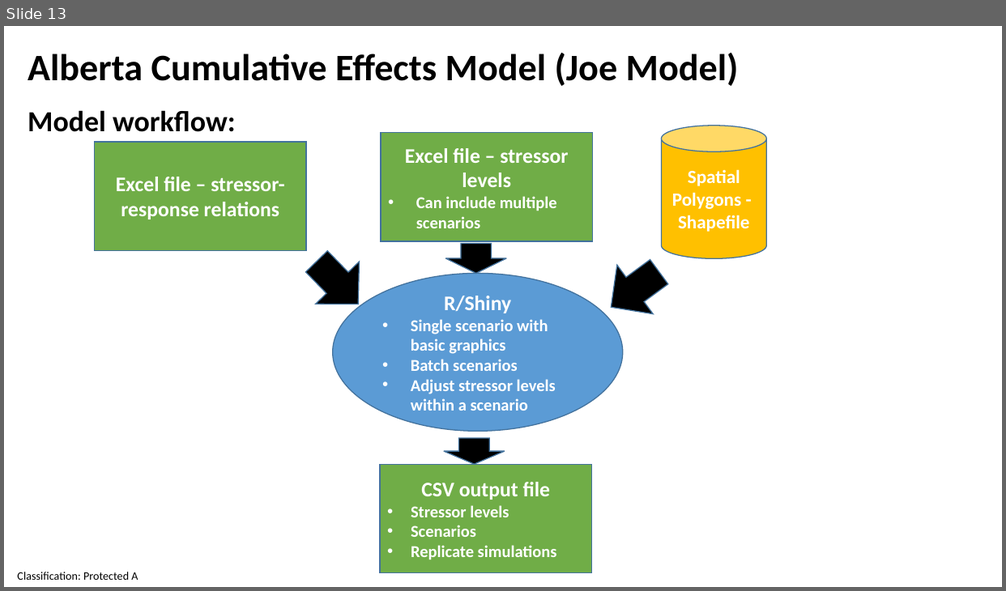
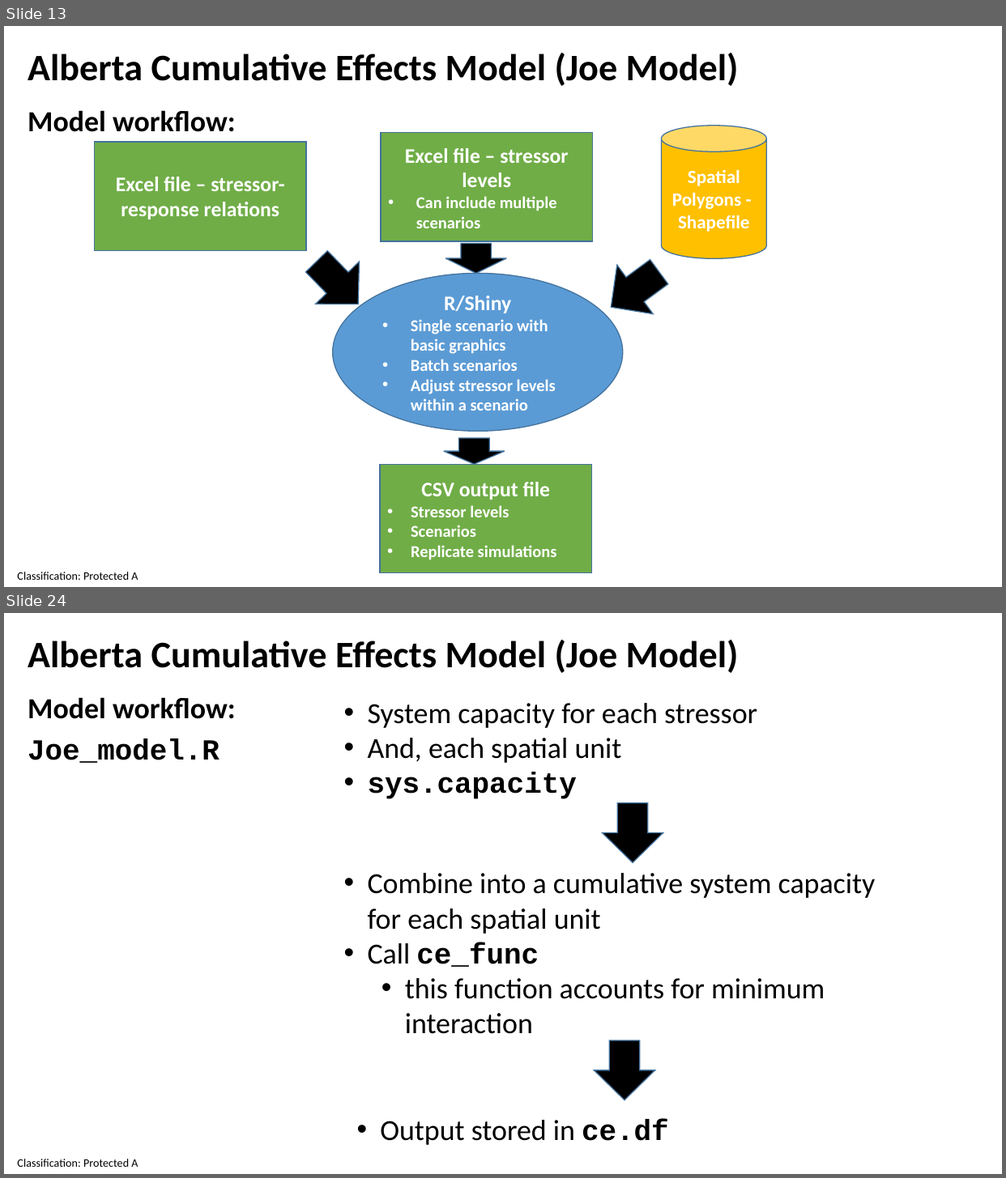
Before and after one commit to andrewpaul68/Shiny_Joe_Models, a slide deck: Joe_Shiny_28April2021.pptx. Shown one above the other, each under a label of ours: slide 13 before the commit, slides 13 and 24 after it; the slides between them are not shown. The pictures are 1006x591 and 1006x1178 pixels, drawn with LibreOffice and Linux fonts; fonts in the diff are those of the drawing. Boxes give left, top, right and bottom in pixels: in the first picture for what was removed or moved away, otherwise in the second. Text is boxed around its words. In the diff, an @@ line names an element or a change of style, - is before the commit and + after.

Commit message:
-pptx updated with more details on the coding work flow. -beta_param function updated with input from Kyle Wilson's analytical solution and checks for inappropriate mean and sd values

```diff
--- a/Joe_Shiny_28April2021.pptx
+++ b/Joe_Shiny_28April2021.pptx
@@ slide 24 added at [4,613,1002,1174], background #FFFFFF; not listed: 1 template element that a slide beside it also shows @@
@@ text added at [27,640,739,673], 36 pt, text #000000, bold @@
+Alberta Cumulative Effects Model (Joe Model)
@@ text added at [27,697,235,719], 28 pt, text #000000, bold @@
+Model workflow:
@@ text added at [368,703,757,799], 28 pt, text #000000 @@
+• System capacity for each stressor
+• And, each spatial unit
+• sys.capacity
@@ text added at [27,739,219,763], 28 pt, text #000000, bold @@
+Joe_model.R
@@ right arrow added at [603,803,663,862], fill #000000, outline #43739E 1 pt @@
@@ text added at [368,873,876,1034], 28 pt, text #000000 @@
+• Combine into a cumulative system capacity for each spatial unit
+• Call ce_func
+  • this function accounts for minimum interaction
@@ right arrow added at [594,1041,655,1101], fill #000000, outline #43739E 1 pt @@
@@ text added at [380,1120,669,1145], 28 pt, text #000000 @@
+• Output stored in ce.df
```
Also in this commit, not shown: 10 other slides added, 1 other file.
